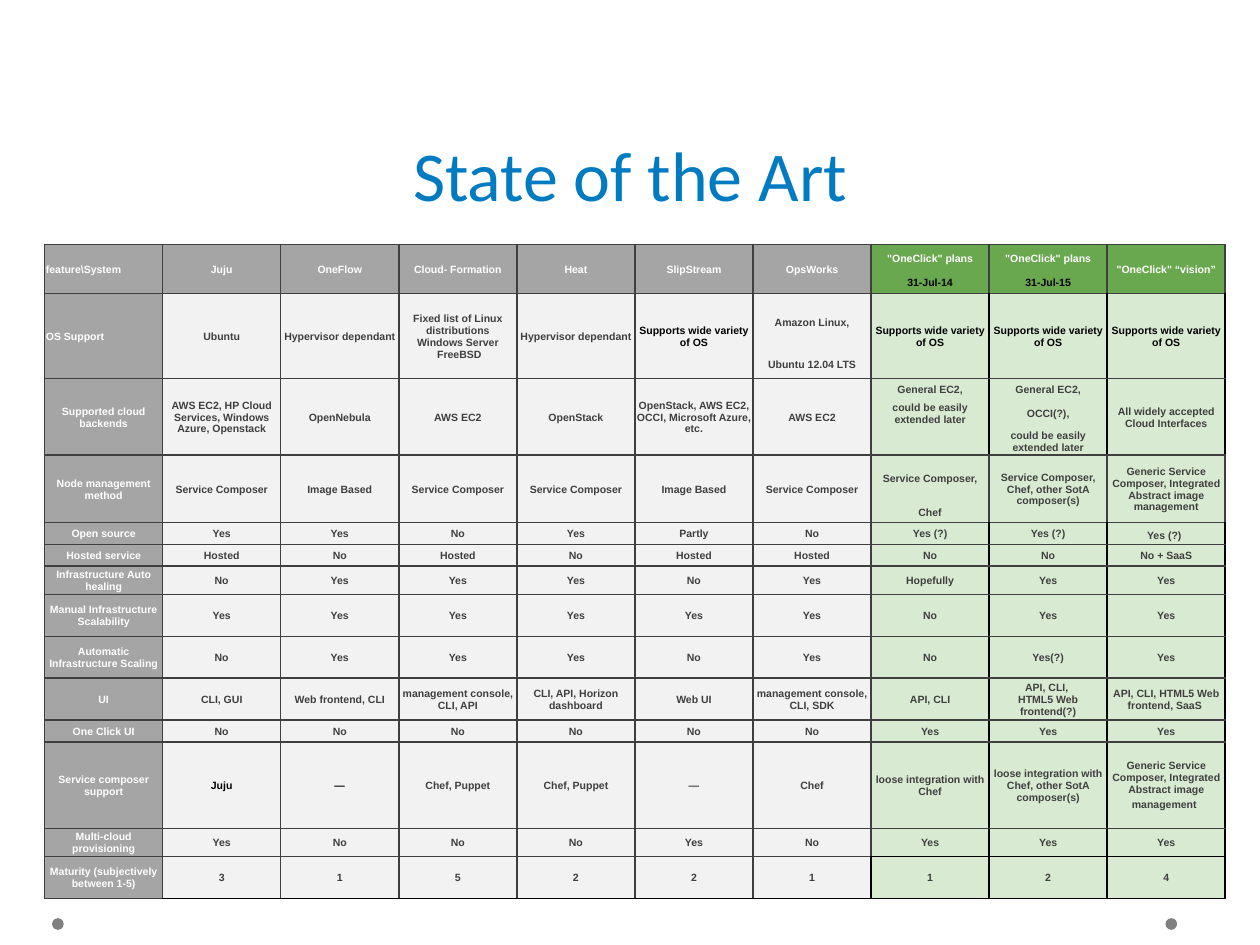
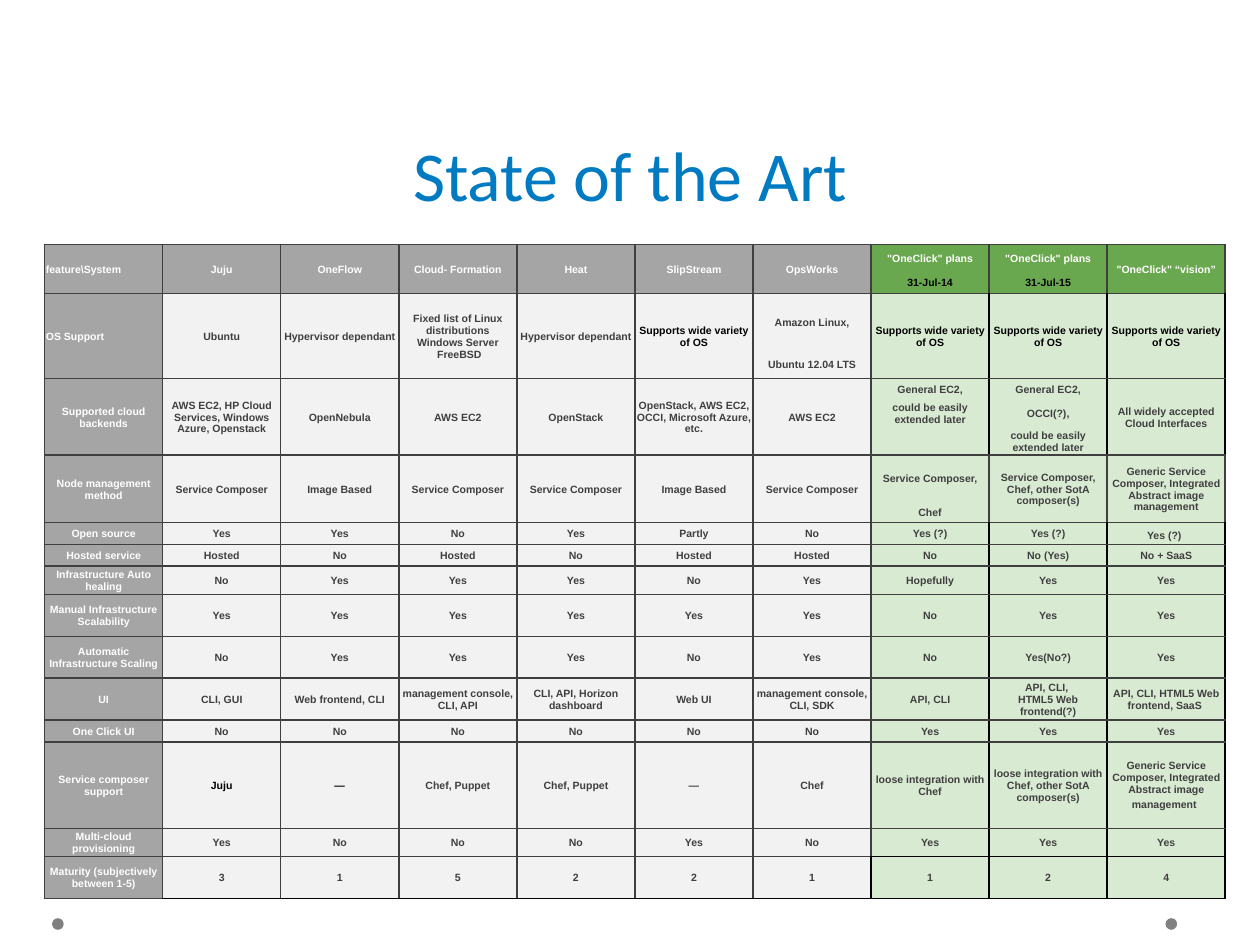
Before and after one commit to occopus/docs, a slide deck: slide 5 of sztaki-occo-report.pptx. Drawn at 1260x945 pixels with LibreOffice and Linux fonts; fonts in the diff are those of the drawing; background and template pictures are left out. Boxes give left, top, right and bottom in pixels: in the first picture for what was removed or moved away, otherwise in the second. Text is boxed around its words. In the diff, an @@ line names an element or a change of style, - is before the commit and + after.

```diff
--- a/sztaki-occo-report.pptx
+++ b/sztaki-occo-report.pptx
@@ table at (x1=44, y1=244, x2=1228, y2=900) @@
-row 11, column 9: No
+row 11, column 9: No (Yes)
-row 14, column 9: Yes(?)
+row 14, column 9: Yes(No?)
```
Also in this commit, not shown: 7 other slides changed, 10 slides added.
